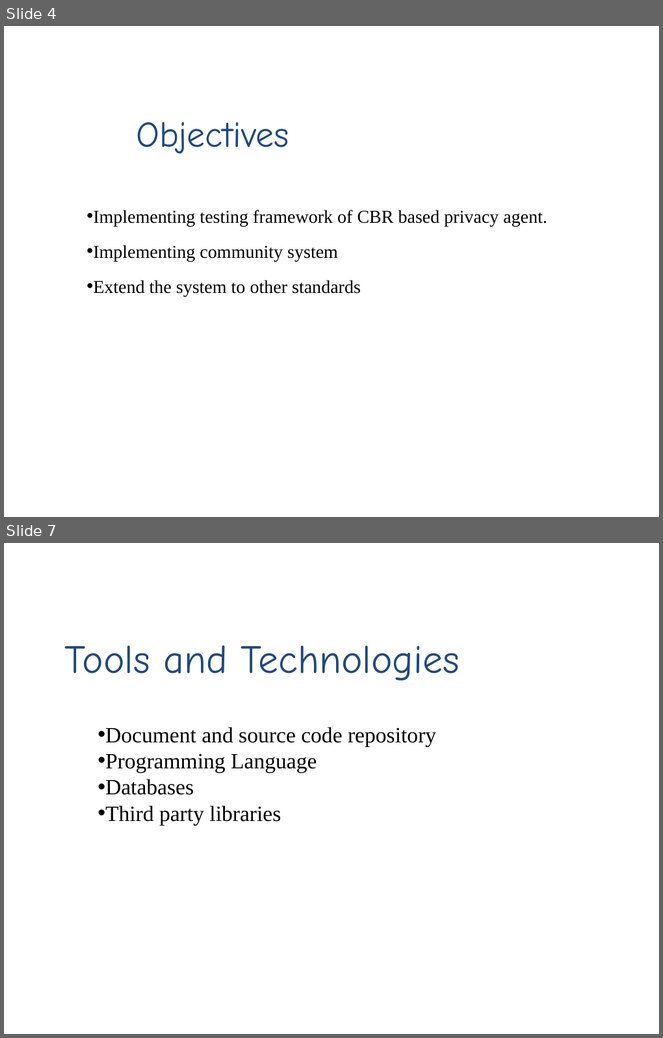
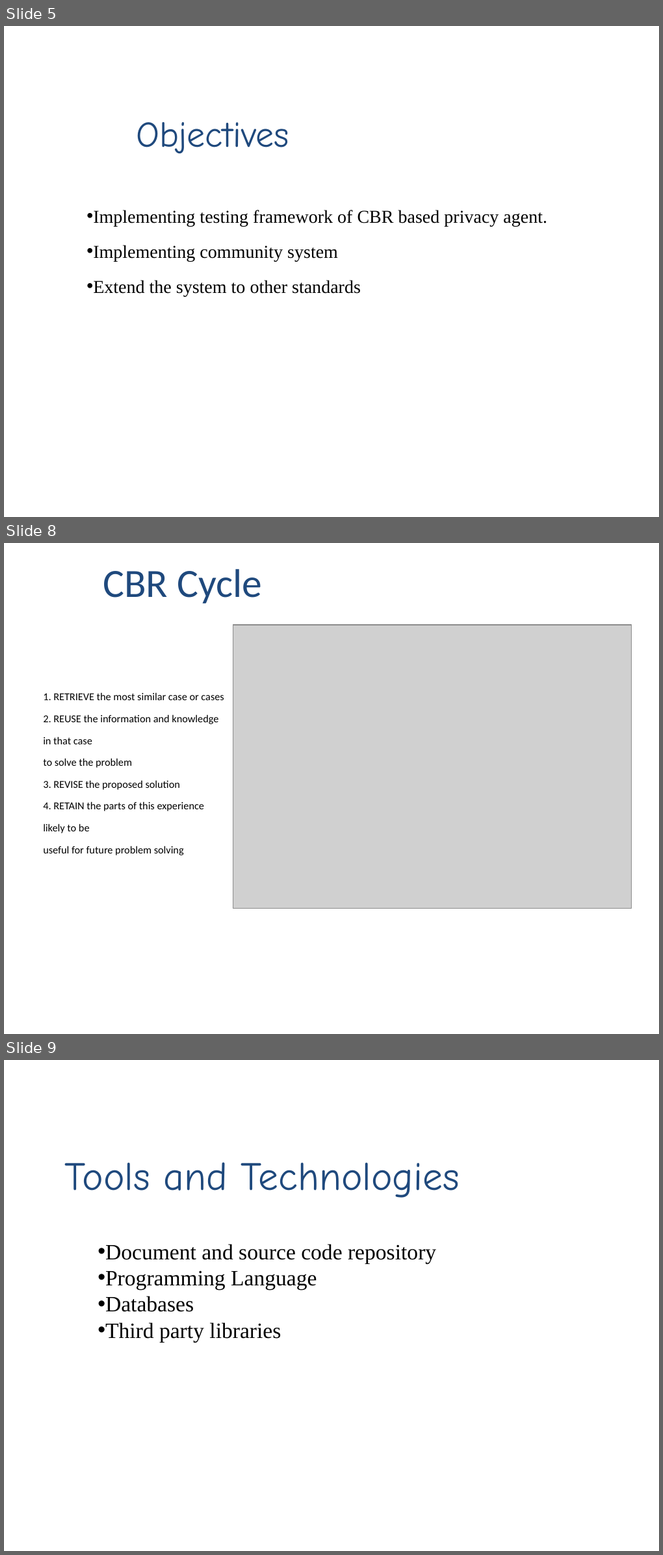
Before and after one commit to iernie/Costumer-Driven-Project, a slide deck: report/DesignReport/Presentation1.pptx. Shown one above the other, each under a label of ours: slides 4 and 7 before the commit, slides 5, 8 and 9 after it; the slides between them are not shown. The pictures are 663x1038 and 663x1555 pixels, drawn with LibreOffice and Linux fonts; fonts in the diff are those of the drawing; grey boxes stand for pictures; background and template pictures are left out. Boxes give left, top, right and bottom in pixels: in the first picture for what was removed or moved away, otherwise in the second. Text is boxed around its words. In the diff, an @@ line names an element or a change of style, - is before the commit and + after.

```diff
--- a/report/DesignReport/Presentation1.pptx
+++ b/report/DesignReport/Presentation1.pptx
@@ slide 8 added at box(4, 543, 659, 1034), background picture (left out) @@
@@ text added at box(103, 569, 262, 603), 44 pt, text #1F497D @@
+CBR Cycle
@@ picture added at box(233, 625, 632, 908) @@
@@ text added at box(43, 693, 224, 856), 20 pt, text #000000 @@
+1. RETRIEVE the most similar case or cases
+2. REUSE the information and knowledge in that case
+to solve the problem
+3. REVISE the proposed solution
+4. RETAIN the parts of this experience likely to be
+useful for future problem solving
@@ what was slide 4 is now slide 5 @@
@@ what was slide 7 is now slide 9 @@
```
Also in this commit, not shown: 3 slides changed, 4 other slides added, 3 slides removed, 1 other file.
